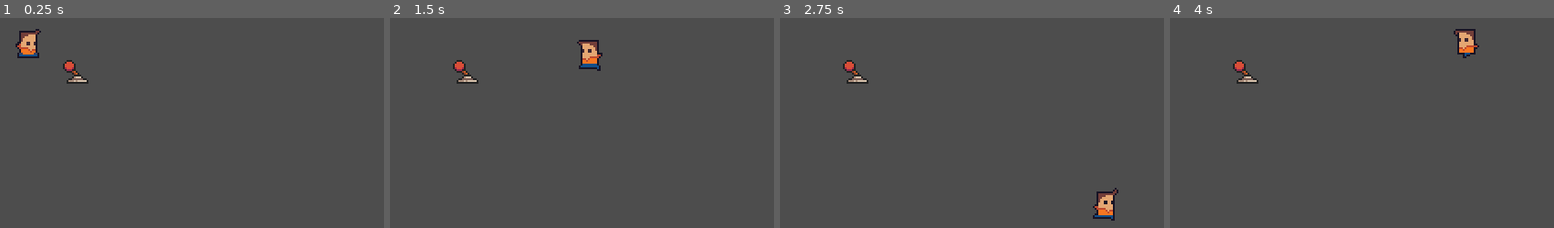
Above: before the commit, frames 1-4 (left to right).
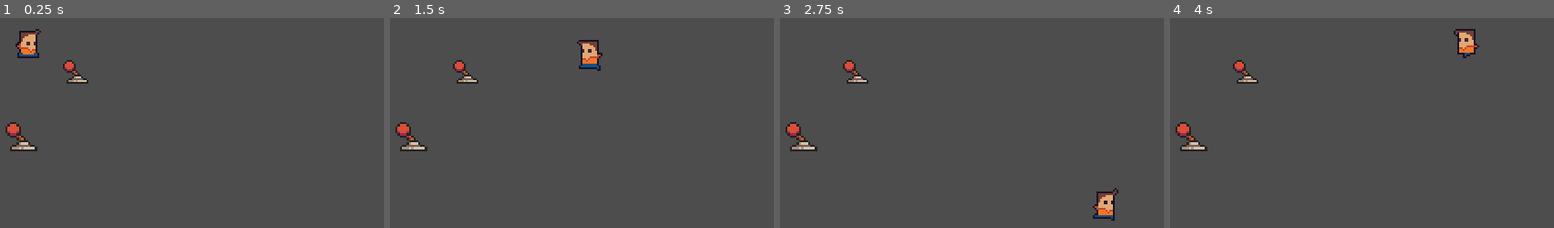
Above: after the commit, the same moments.

Repository: tiagobonetti/scaling-up
Game: Godot game, scene res://world.tscn
Two runs of this game, one before a commit and one after it. Both use one fixed random seed, a clock stepped at 60 frames per second and the inputs below.
Inputs (mouse positions are in pixels of both pictures, inside the frame that each line leads up to):
- Up to frame 1 (0.25 s): no input
- Up to frame 2 (1.5 s): move the mouse to (716, 125) at 0.52 s; press the mouse at (716, 125) at 0.53 s; hold Right (ui_right) 0.53-1.28 s; move the mouse to (470, 158) at 1.27 s; release the mouse at (470, 158) at 1.28 s; hold Down (ui_down) from 1.28 s (still down); click (470, 158) at 1.35 s
- Up to frame 3 (2.75 s): move the mouse to (1037, 70) at 2.02 s; release Down (ui_down) at 2.03 s; press the mouse at (1037, 70) at 2.03 s; hold Right (ui_right) from 2.03 s (still down)
- Up to frame 4 (4 s): move the mouse to (1338, 207) at 2.77 s; release Right (ui_right) at 2.78 s; release the mouse at (1338, 207) at 2.78 s; hold Up (ui_up) 2.78-3.53 s; click (1338, 207) at 2.85 s; move the mouse to (1542, 192) at 3.52 s; press the mouse at (1542, 192) at 3.53 s; hold Left (ui_left) from 3.53 s (still down)

The runs differ from the first frame. In frame 1, 0.6% of the frame differs, in the area x 1-10%, y 49-64%; in frame 2, 0.6%; in frame 3, 0.6%; in frame 4, 0.6%.

Commit message:
arc ahoy

Diff:
--- /dev/null
+++ b/Scenes/Entities/Catapult.tscn
@@ -0,0 +1,19 @@
+[gd_scene load_steps=4 format=3 uid="uid://chw6ie62f0gpe"]
+
+[ext_resource type="Script" path="res://Scripts/catapult.gd" id="1_cfnwn"]
+[ext_resource type="Texture2D" uid="uid://cuwfqeff5wg8t" path="res://Environments/lever_left.png" id="2_xrxw5"]
+
+[sub_resource type="RectangleShape2D" id="RectangleShape2D_k56c4"]
+
+[node name="Area2D" type="Area2D"]
+script = ExtResource("1_cfnwn")
+
+[node name="Sprite2D" type="Sprite2D" parent="."]
+position = Vector2(0, -4.76837e-07)
+scale = Vector2(1.25, 1.25)
+texture = ExtResource("2_xrxw5")
+
+[node name="CollisionShape2D" type="CollisionShape2D" parent="."]
+shape = SubResource("RectangleShape2D_k56c4")
+
+[connection signal="input_event" from="." to="." method="_begin_drag"]
--- /dev/null
+++ b/Scenes/Entities/Product.tscn
@@ -0,0 +1,16 @@
+[gd_scene load_steps=3 format=3 uid="uid://bnokargsmju28"]
+
+[ext_resource type="Texture2D" uid="uid://dhmnhjm67x37u" path="res://Environments/lever_right.png" id="1_fstiq"]
+
+[sub_resource type="ConvexPolygonShape2D" id="ConvexPolygonShape2D_8hh4x"]
+points = PackedVector2Array(-6, -2.41, -6, 4.445, 1, 7, 7.5, 4.005, 7.515, -2.62, 0.795, -6.34)
+
+[node name="Product" type="RigidBody2D"]
+mass = 160.58
+
+[node name="CollisionShape2D" type="CollisionShape2D" parent="."]
+shape = SubResource("ConvexPolygonShape2D_8hh4x")
+
+[node name="LeverRight" type="Sprite2D" parent="."]
+position = Vector2(-1, 0)
+texture = ExtResource("1_fstiq")
--- /dev/null
+++ b/Scripts/catapult.gd
@@ -0,0 +1,111 @@
+extends Area2D
+
+var product = preload("res://Scenes/Entities/Product.tscn")
+var reticle_color = Color(1.0, 0.0, 0.0)
+var shadow_color = Color(0.0, 0.0, 0.0)
+var start_position = Vector2()
+var current_position = Vector2()
+var is_dragging = false
+var redraw = false
+var debug_drawing = true
+
+
+func _to_screen_coordinates(x):
+	return global_transform.affine_inverse() * x
+
+
+# Called when the node enters the scene tree for the first time.
+func _ready():
+	pass
+
+
+func _process(_delta):
+	if redraw:
+		queue_redraw()
+
+
+# Constraints
+# => Flight should be parabolic.
+# => Start and endpoint are given.
+# => Catapult uses v0 to determine distance.
+#
+# # Parabolic flight:
+# r = r0 + v0 * t * cos(theta)
+# z = z0 + v0 * t * sin(theta) - 0.5 * g * t^2
+#
+# Hence total time of flight:
+# t = 2 * v0 * sin(theta) / g
+#
+# Fill in total time:
+# r1 = r0 + 2 * v0 * v0 * sin(theta) * cos(theta) / g
+
+func _draw():
+	if is_dragging:
+		var perspective_factor = 0.8
+		var v0 = 0.2 * (current_position - start_position).length()  # Velocity is determined by drag length
+		v0 = max(v0, 0.01)  # Prevent div by zero
+		var gravity = 9.81
+		var theta = 2.0 * PI * 72 / 360
+		var ground_angle = atan2(current_position[1] - start_position[1], current_position[0] - start_position[0])
+		var total_time = 2.0 * v0 * sin(theta) / gravity
+
+		var xc = start_position[0]
+		var yc = start_position[1]
+		var zc = 0
+		var num_segments = 25.0
+		var dt = total_time / (num_segments - 1)
+		for step in range(num_segments):
+			var t = dt * step
+			var xc_last = xc
+			var yc_last = yc
+			var zc_last = zc
+			xc = start_position[0] - v0 * t * cos(theta) * cos(ground_angle)
+			yc = start_position[1] - v0 * t * cos(theta) * sin(ground_angle)
+			zc = v0 * t * sin(theta) - 0.5 * gravity * t * t
+
+			draw_line(
+				_to_screen_coordinates(Vector2(xc_last, yc_last - perspective_factor * zc_last)),
+				_to_screen_coordinates(Vector2(xc, yc - perspective_factor * zc)),
+				reticle_color,
+			)
+
+		draw_line(
+			_to_screen_coordinates(start_position),
+			_to_screen_coordinates(
+				Vector2(
+					start_position[0] - v0 * total_time * cos(theta) * cos(ground_angle),
+					start_position[1] - v0 * total_time * cos(theta) * sin(ground_angle)
+					)
+				),
+			shadow_color
+		)
+		redraw = false
+
+
+func _begin_drag(viewport, event, _shape_idx):
+	if event.is_action_pressed("ui_press"):
+		viewport.set_input_as_handled()
+		start_position = event.position
+		current_position = event.position
+		is_dragging = true
+		redraw = debug_drawing
+
+
+func _input(event):
+	if not is_dragging:
+		return
+
+	if event.is_action_released("ui_press"):
+		is_dragging = false
+		redraw = debug_drawing
+
+		var launched_product = product.instantiate()
+		add_child(launched_product)
+		launched_product.position = _to_screen_coordinates(start_position)
+		print(launched_product)
+		launched_product.apply_impulse(- 5 * (current_position - start_position))
+
+
+	if is_dragging and event is InputEventMouseMotion:
+		current_position = event.position
+		redraw = debug_drawing
--- a/project.godot
+++ b/project.godot
@@ -22,6 +22,14 @@
 window/size/window_height_override=720
 window/stretch/mode="canvas_items"
 
+[input]
+
+ui_press={
+"deadzone": 0.5,
+"events": [Object(InputEventMouseButton,"resource_local_to_scene":false,"resource_name":"","device":-1,"window_id":0,"alt_pressed":false,"shift_pressed":false,"ctrl_pressed":false,"meta_pressed":false,"button_mask":0,"position":Vector2(0, 0),"global_position":Vector2(0, 0),"factor":1.0,"button_index":1,"canceled":false,"pressed":false,"double_click":false,"script":null)
+]
+}
+
 [rendering]
 
 textures/canvas_textures/default_texture_filter=0
--- a/world.tscn
+++ b/world.tscn
@@ -1,15 +1,16 @@
-[gd_scene load_steps=11 format=3 uid="uid://cxcvon26drnqe"]
+[gd_scene load_steps=12 format=3 uid="uid://cxcvon26drnqe"]
 
 [ext_resource type="Texture2D" uid="uid://cuwfqeff5wg8t" path="res://Environments/lever_left.png" id="1_4gmcu"]
 [ext_resource type="Script" path="res://Player.gd" id="2_wa028"]
 [ext_resource type="Texture2D" uid="uid://bbyqtul2iolym" path="res://Sprites/dev/dev.png" id="3_ahwai"]
+[ext_resource type="PackedScene" uid="uid://chw6ie62f0gpe" path="res://Scenes/Entities/Catapult.tscn" id="4_pn48y"]
 
 [sub_resource type="CapsuleShape2D" id="CapsuleShape2D_txnyl"]
 radius = 4.0
 height = 10.0
 
-[sub_resource type="Animation" id="Animation_lyp70"]
-resource_name = "RunRight"
+[sub_resource type="Animation" id="Animation_vdi4l"]
+resource_name = "Idle"
 length = 0.4
 loop_mode = 1
 tracks/0/type = "value"
@@ -22,7 +23,7 @@
 "times": PackedFloat32Array(0, 0.1, 0.2, 0.3),
 "transitions": PackedFloat32Array(1, 1, 1, 1),
 "update": 1,
-"values": [5, 6, 7, 8]
+"values": [1, 2, 3, 4]
 }
 
 [sub_resource type="Animation" id="Animation_lfe80"]
@@ -57,8 +58,8 @@
 "values": [9, 10, 11, 12]
 }
 
-[sub_resource type="Animation" id="Animation_vdi4l"]
-resource_name = "Idle"
+[sub_resource type="Animation" id="Animation_lyp70"]
+resource_name = "RunRight"
 length = 0.4
 loop_mode = 1
 tracks/0/type = "value"
@@ -71,7 +72,7 @@
 "times": PackedFloat32Array(0, 0.1, 0.2, 0.3),
 "transitions": PackedFloat32Array(1, 1, 1, 1),
 "update": 1,
-"values": [1, 2, 3, 4]
+"values": [5, 6, 7, 8]
 }
 
 [sub_resource type="AnimationLibrary" id="AnimationLibrary_owx5r"]
@@ -117,3 +118,6 @@
 [node name="CollisionShape2D" type="CollisionShape2D" parent="Lever"]
 position = Vector2(0, 2)
 shape = SubResource("CircleShape2D_e78jn")
+
+[node name="Area2D" parent="." instance=ExtResource("4_pn48y")]
+position = Vector2(64.3742, 86.3829)
